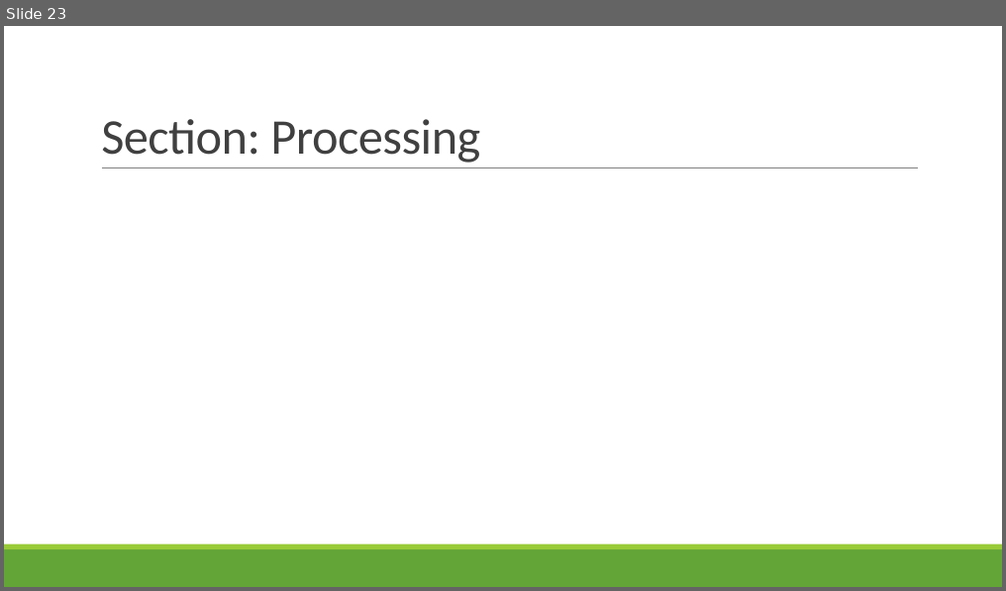
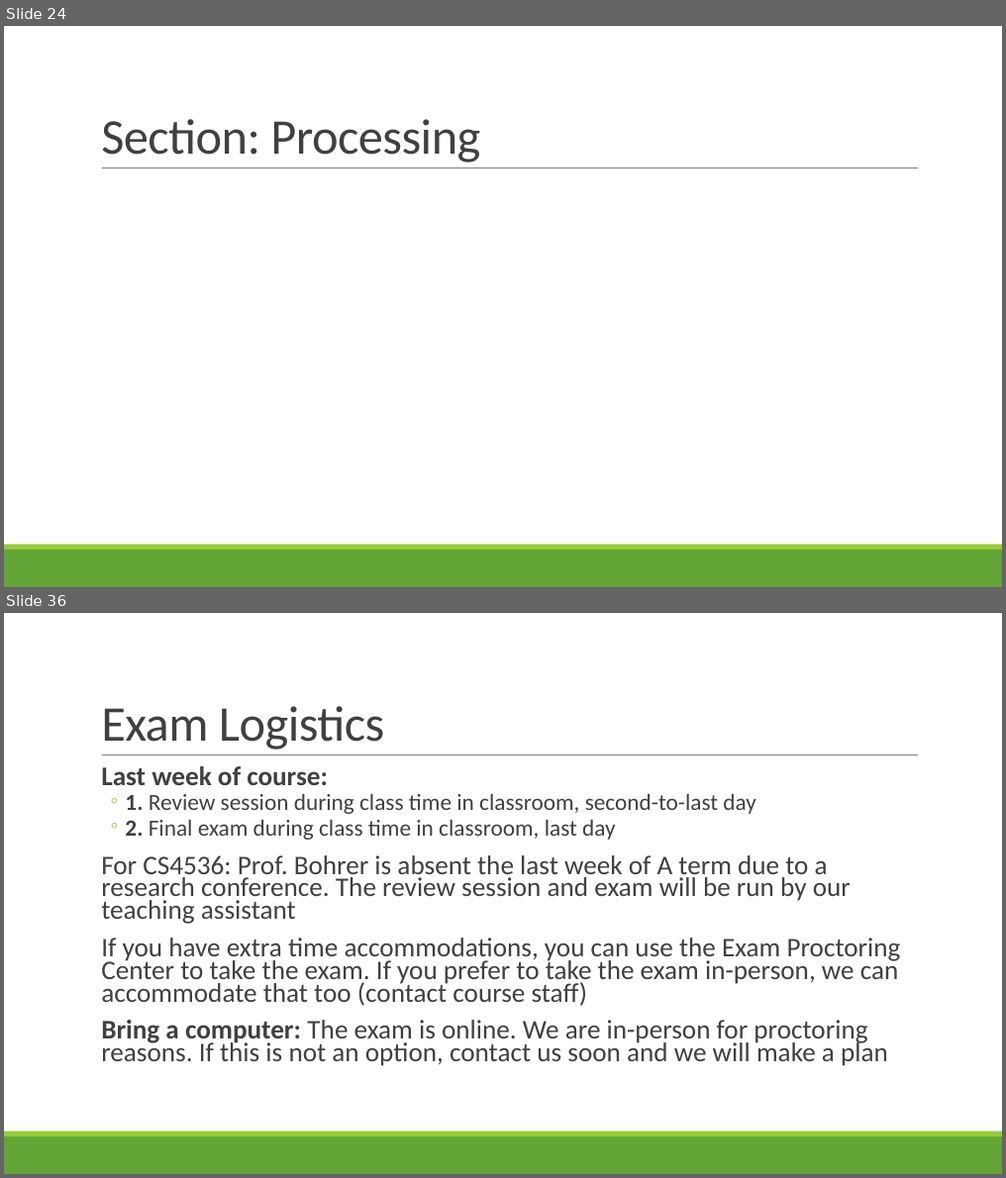
Before and after one commit to rbohrer/pl-course, a slide deck: LectureSlides/12Play.pptx. Shown one above the other, each under a label of ours: slide 23 before the commit, slides 24 and 36 after it; the slides between them are not shown. The pictures are 1006x591 and 1006x1178 pixels, drawn with LibreOffice and Linux fonts; fonts in the diff are those of the drawing. Boxes give left, top, right and bottom in pixels: in the first picture for what was removed or moved away, otherwise in the second. Text is boxed around its words. In the diff, an @@ line names an element or a change of style, - is before the commit and + after.

```diff
--- a/LectureSlides/12Play.pptx
+++ b/LectureSlides/12Play.pptx
@@ slide 36 added at [4, 613, 1002, 1174], background #FFFFFF; not listed: 3 template elements that a slide beside it also shows @@
@@ title added at [101, 706, 384, 750], 48 pt, text #404040 @@
+Exam Logistics
@@ text added at [101, 766, 901, 1066], 25.9 pt, text #404040 @@
+  Last week of course:
+  ◦ 1. Review session during class time in classroom, second-to-last day
+  ◦ 2. Final exam during class time in classroom, last day
+  For CS4536: Prof. Bohrer is absent the last week of A term due to a research conference. The review session and exam will be run by our teaching assistant
+  If you have extra time accommodations, you can use the Exam Proctoring Center to take the exam. If you prefer to take the exam in-person, we can accommodate that too (contact course staff)
+  Bring a computer: The exam is online. We are in-person for proctoring reasons. If this is not an option, contact us soon and we will make a plan
@@ what was slide 23 is now slide 24 @@
```
Also in this commit, not shown: 2 slides changed, 12 other slides added.
